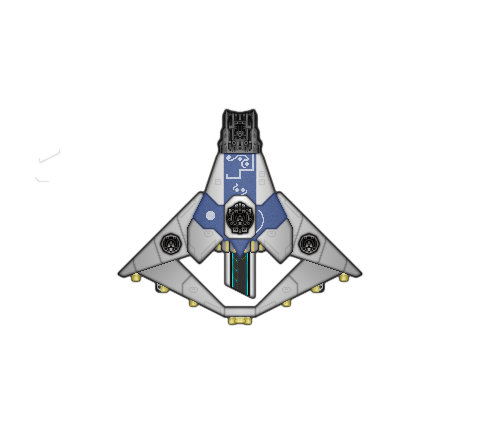
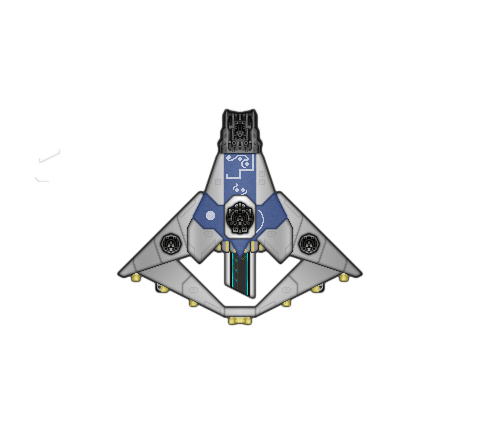
Revision of a layered 480 x 440 image; what changed, layer by layer:
pixels changed over box(115, 152, 364, 280) (layer not identified)
